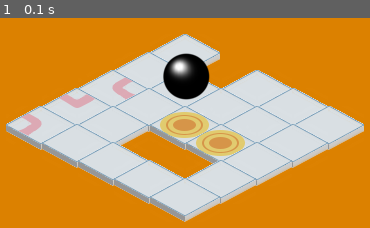
Above: before the commit, frame 1.
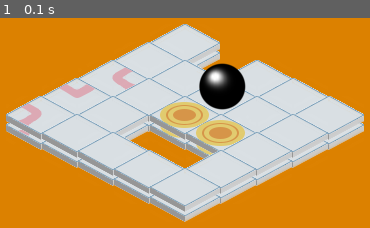
Above: after the commit, the same moment.

Repository: ameliakuang/112TP
Game: pygame game, started from trial/Game.py
Same seed, same stepped clock (60 frames per second), same inputs: the game is played once before the commit and once after it.
Inputs:
- Up to frame 1 (0.1 s): no input

The runs differ from the first frame. In frame 1, 19% of the frame differs, in the area x 1-99%, y 2-93%.

Commit message:
adding level to board

Diff:
--- a/trial/Board.py
+++ b/trial/Board.py
@@ -29,6 +29,7 @@
     5: portal tiles
     6: jump tiles
     7: cube
+    8：target tiles
     '''
     @staticmethod
     def generateBoard(n):
@@ -53,37 +54,38 @@
 
 
     def draw(self, screen):
-        for row in range(len(self.board)):
-            for col in range(len(self.board[0])):
-                num = self.board[row][col]
-                # the player position and normal grids
-                if(num == -1) or (num == 0):
-                    tile = Tile()
-                    tileImage = tile.image
-                    iso_x, iso_y = utility.mapToIso(row, col, self.halfTileWidth, self.halfTileHeight)
-                    centered_x = screen.get_rect().centerx + iso_x
-                    centered_y = screen.get_rect().centery//2 + iso_y
-                    screen.blit(tileImage, (centered_x, centered_y))
-                elif(num in range(1,4)):
-                    tile = DireTile(num)
-                    tileImage = tile.image
-                    iso_x, iso_y = utility.mapToIso(row, col, self.halfTileWidth, self.halfTileHeight)
-                    centered_x = screen.get_rect().centerx + iso_x
-                    centered_y = screen.get_rect().centery//2 + iso_y
-                    screen.blit(tileImage, (centered_x, centered_y))
-                elif(num == 5):
-                    tile = PortalTile()
-                    tileImage = tile.image
-                    iso_x, iso_y = utility.mapToIso(row, col, self.halfTileWidth, self.halfTileHeight)
-                    centered_x = screen.get_rect().centerx + iso_x
-                    centered_y = screen.get_rect().centery//2 + iso_y
-                    screen.blit(tileImage, (centered_x, centered_y))
-                else:
-                    continue
+        for level in range(2):
+            for row in range(len(self.board)):
+                for col in range(len(self.board[0])):
+                    num = self.board[row][col]
+                    # the player position and normal grids
+                    if(num == -1) or (num == 0):
+                        tile = Tile()
+                        tileImage = tile.image
+                        iso_x, iso_y = utility.mapToIso(row, col, self.halfTileWidth, self.halfTileHeight)
+                        centered_x = screen.get_rect().centerx + iso_x
+                        centered_y = screen.get_rect().centery//2 + iso_y-level*10
+                        screen.blit(tileImage, (centered_x, centered_y))
+                    elif(num in range(1,4)):
+                        tile = DireTile(num)
+                        tileImage = tile.image
+                        iso_x, iso_y = utility.mapToIso(row, col, self.halfTileWidth, self.halfTileHeight)
+                        centered_x = screen.get_rect().centerx + iso_x
+                        centered_y = screen.get_rect().centery//2 + iso_y-level*10
+                        screen.blit(tileImage, (centered_x, centered_y))
+                    elif(num == 5):
+                        tile = PortalTile()
+                        tileImage = tile.image
+                        iso_x, iso_y = utility.mapToIso(row, col, self.halfTileWidth, self.halfTileHeight)
+                        centered_x = screen.get_rect().centerx + iso_x
+                        centered_y = screen.get_rect().centery//2 + iso_y-level*10
+                        screen.blit(tileImage, (centered_x, centered_y))
+                    else:
+                        continue
 
-        iso_x, iso_y = utility.mapToIso(1, 1, 25, 25)
+        iso_x, iso_y = utility.mapToIso(3, 1, self.halfTileWidth, self.halfTileHeight)
         centered_x = screen.get_rect().centerx + iso_x
         centered_y = screen.get_rect().centery//2 + iso_y
         playerGroup = pygame.sprite.GroupSingle(self.player)
-        self.player.rect.x, self.player.rect.y = centered_x+11, centered_y-8
+        self.player.rect.centerx, self.player.rect.centery = centered_x, centered_y-20
         playerGroup.draw(screen)
--- a/trial/Tiles.py
+++ b/trial/Tiles.py
@@ -16,6 +16,8 @@
         self.rect = self.image.get_rect()
 
 
+
+
 class DireTile(Tile):
 	def __init__(self, dire):
 		self.image = pygame.image.load('images/tiles/dire'+str(dire)+".png").convert_alpha()
@@ -25,3 +27,8 @@
 	def __init__(self):
 		self.image = pygame.image.load('images/tiles/portal.png').convert_alpha()
 		self.rect = self.image.get_rect()
+
+class TargetTile(Tile):
+	def __init__(self):
+		self.image = pygame.image.load('images/tiles/target.png').convert_alpha()
+		self.rect = self.image.get_rect()
